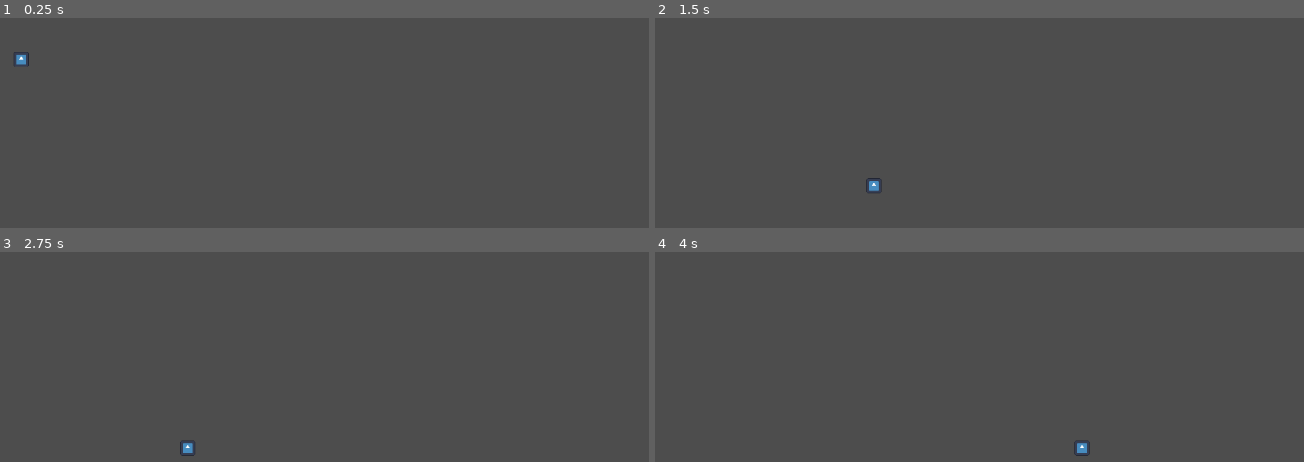
Above: before the commit, frames 1-4 (two rows, left to right).
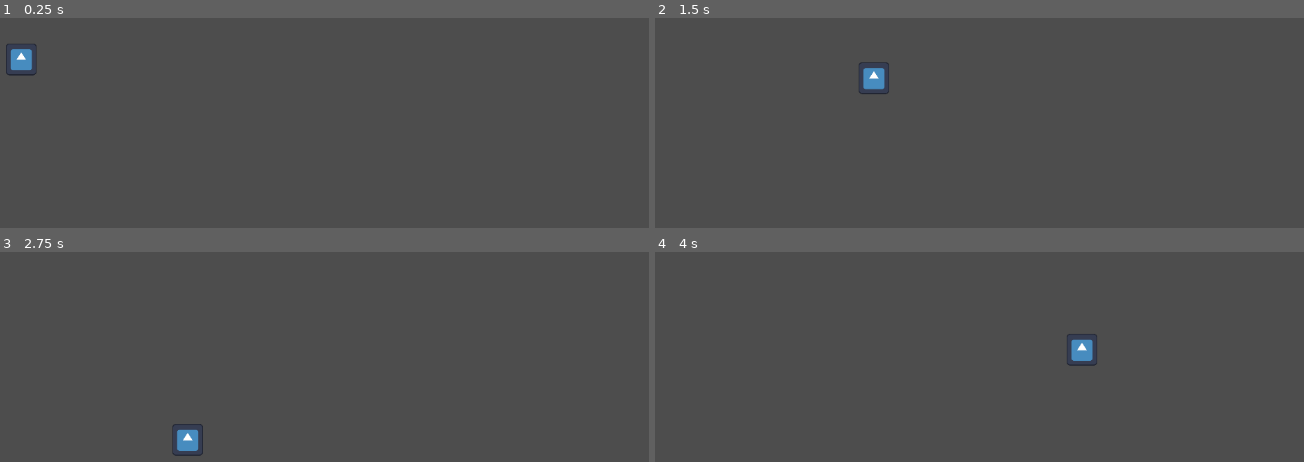
Above: after the commit, the same moments.

Repository: AnselSB/PlatformerPractice
Game: Godot game, scene res://testing_scene.tscn
Two runs of this game, one before a commit and one after it. Both use one fixed random seed, a clock stepped at 60 frames per second and the inputs below. The engine's default icon, where the game draws it, is replaced by a stand-in: a white triangle on a blue panel in a dark square.
Inputs:
- Up to frame 1 (0.25 s): no input
- Up to frame 2 (1.5 s): hold D (right) from 0.53 s (still down); tap W (up) at 0.77 s
- Up to frame 3 (2.75 s): tap W (up) at 1.52 s; release D (right) at 2.03 s; hold A (left) from 2.03 s (still down)
- Up to frame 4 (4 s): release A (left) at 2.78 s; hold D (right) from 2.78 s (still down); tap W (up) at 3.02, 3.77 s

The runs differ from the first frame. In frame 1, 0.4% of the frame differs, in the area x 0-6%, y 12-28%; in frame 2, 0.5%; in frame 3, 0.4%; in frame 4, 0.6%, in the area x 63-69%, y 39-98%.

Commit message:
Implement fast fall and sudden stop

Diff:
--- a/platformerpractice/character_body_2d.gd
+++ b/platformerpractice/character_body_2d.gd
@@ -2,13 +2,16 @@
 
 
 @export var  SPEED = 300.0
-@export var JUMP_VELOCITY = -400.0
+@export var JUMP_VELOCITY = -600.0
 @export var DECEL = 290
-
+@export var fastFallRate = 1.1
 func _physics_process(delta):
 	# Add the gravity.
 	if not is_on_floor():
-		velocity= velocity + get_gravity() * delta
+		if Input.is_action_pressed("down"):
+			velocity = velocity  + get_gravity() * delta * fastFallRate
+		else:
+			velocity= velocity + get_gravity() * delta
 
 	# Handle jump.
 	if Input.is_action_just_pressed("up") and is_on_floor():
@@ -29,6 +32,6 @@
 		velocity.x = velocity.x + DECEL * delta * -1
 		if velocity.x < 0:
 			velocity.x = 0
-	if Input.is_action_pressed("down"):
+	if Input.is_action_pressed("down") and is_on_floor():
 		velocity.x = 0
 	move_and_slide()
--- a/platformerpractice/protagonist.tscn
+++ b/platformerpractice/protagonist.tscn
@@ -10,10 +10,12 @@
 [node name="CharacterBody2D" type="CharacterBody2D" parent="."]
 script = ExtResource("1_oktwn")
 DECEL = 1200
+fastFallRate = 4.0
 
 [node name="CollisionShape2D" type="CollisionShape2D" parent="CharacterBody2D"]
+scale = Vector2(2.2, 2.2)
 shape = SubResource("RectangleShape2D_8622m")
 
 [node name="Sprite2D" type="Sprite2D" parent="CharacterBody2D"]
-scale = Vector2(0.167969, 0.167969)
+scale = Vector2(0.35, 0.359)
 texture = ExtResource("2_j7t4n")
